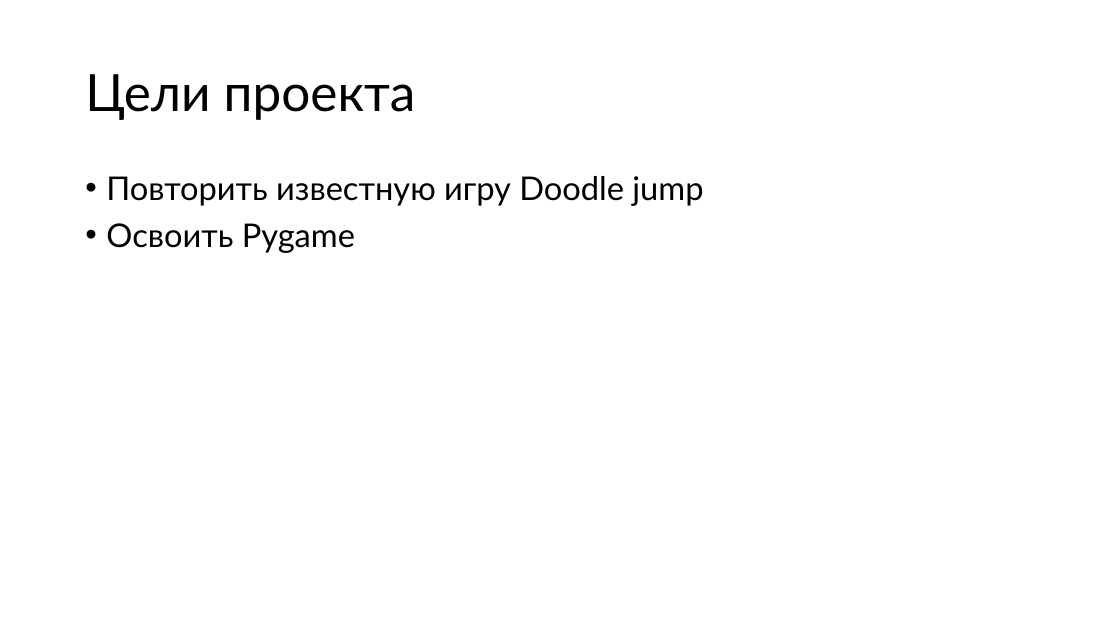
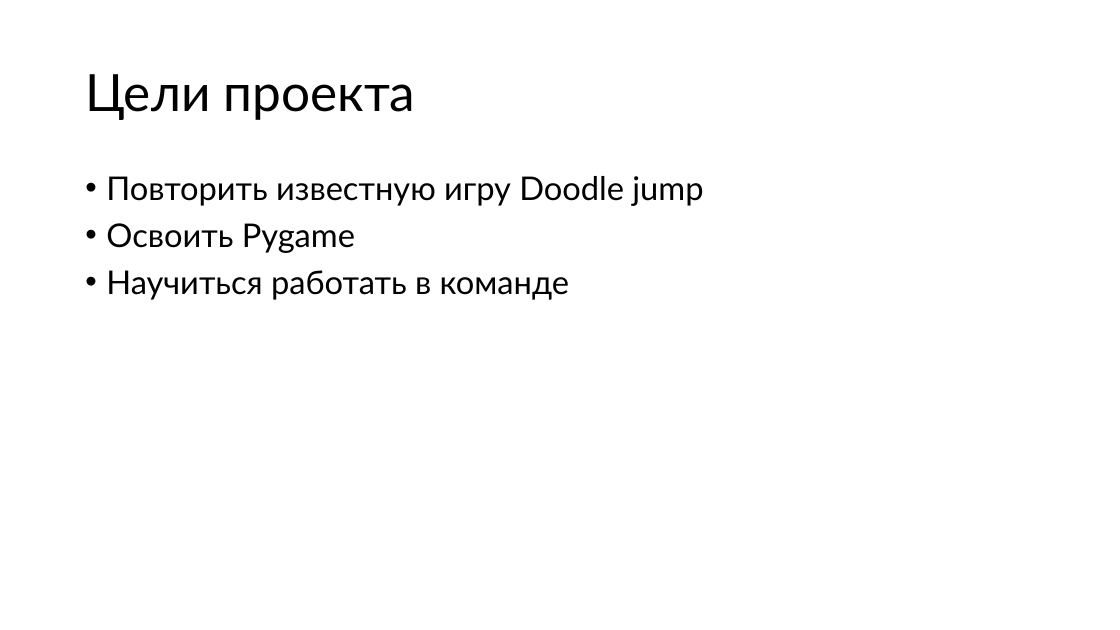
Before and after one commit to el1zavetag/doodle_prygaet, a slide deck: slide 2 of проект.pptx. Drawn at 1120x630 pixels with LibreOffice and Linux fonts; fonts in the diff are those of the drawing. Boxes give left, top, right and bottom in pixels: in the first picture for what was removed or moved away, otherwise in the second. Text is boxed around its words. In the diff, an @@ line names an element or a change of style, - is before the commit and + after.

```diff
--- a/проект.pptx
+++ b/проект.pptx
@@ text at bbox=[106, 270, 569, 300]: paragraph added @@
+• Научиться работать в команде
```
Also in this commit, not shown: 11 other files.
